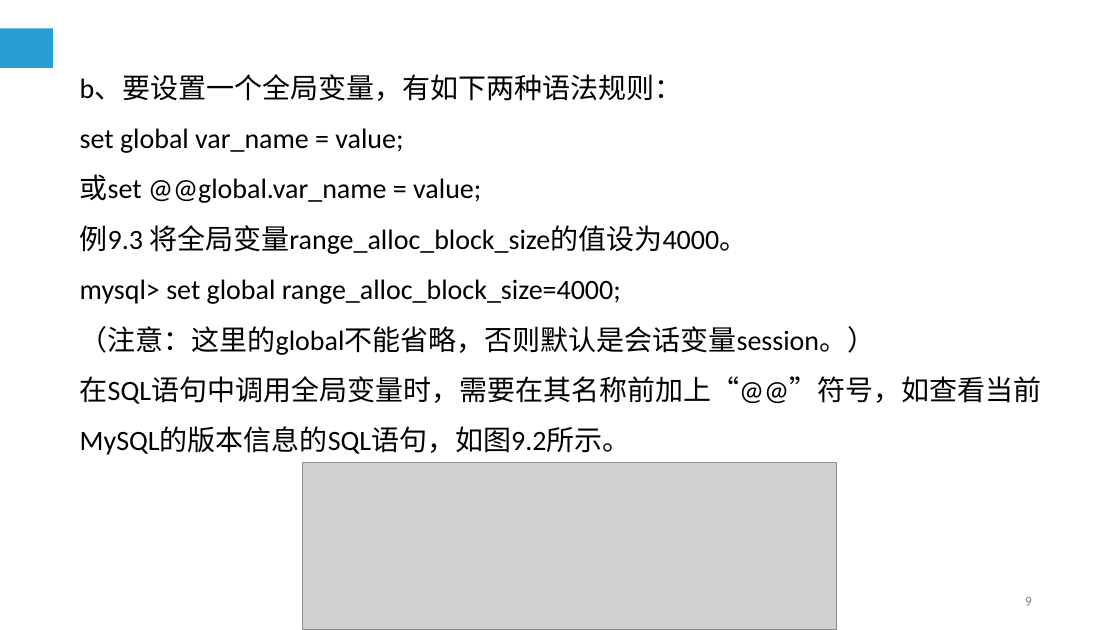
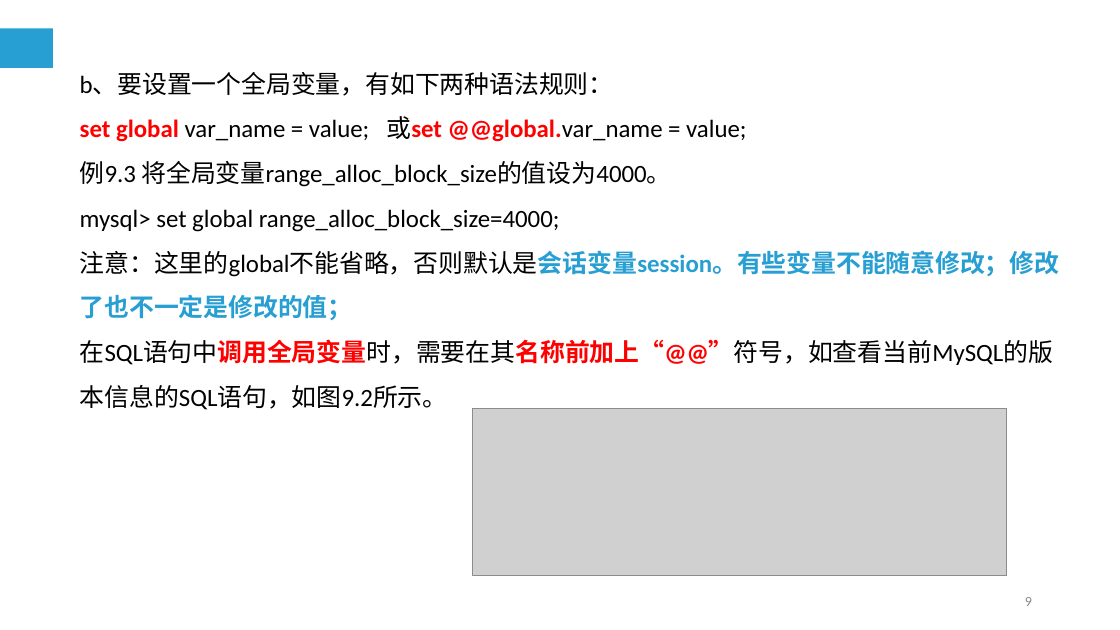
Before and after one commit to cqj726/mysql-s-PPT, a slide deck: slide 9 of PPT/第9章 MySQL编程基础（一）.ppt. Drawn at 1120x630 pixels with LibreOffice and Linux fonts; fonts in the diff are those of the drawing; grey boxes stand for pictures. Boxes give left, top, right and bottom in pixels: in the first picture for what was removed or moved away, otherwise in the second. Text is boxed around its words. In the diff, an @@ line names an element or a change of style, - is before the commit and + after.

```diff
--- a/PPT/第9章 MySQL编程基础（一）.ppt
+++ b/PPT/第9章 MySQL编程基础（一）.ppt
@@ text at (80, 72, 1053, 410): size 18 to 16 pt in "b、要设置一个全局变量，有如下两种语法规则：", "例9.3 将全局变量range_alloc_block_size的值设为4000。", "mysql> set global range_alloc_block_size=4000;", "在SQL语句中调用全局变量时，需要在其名称前加上“@@”符号，如查看当前MySQL的版本信息的SQL语句，如图9.2所示 ..."; text colour #000000 to #FF0000, bold on in "在SQL语句中调用全局变量时，需要在其名称前加上“@@”符号，如查看当前MySQL的版本信息的SQL语句，如图9.2所示 ..." @@
@@ text at (80, 116, 746, 142): text changed; size 18 to 16 pt @@
-set global var_name = value;
-或set @@global.var_name = value;
+set global var_name = value; 或set @@global.var_name = value;
@@ text at (80, 250, 1060, 320): text changed; size 18 to 16 pt; text colour #000000 to #289FD2; bold on @@
-（注意：这里的global不能省略，否则默认是会话变量session。）
+注意：这里的global不能省略，否则默认是会话变量session。有些变量不能随意修改；修改了也不一定是修改的值；
@@ picture: place and size @@
-picture at (302, 463, 837, 629)
+picture at (473, 409, 1007, 576)
```
Also in this commit, not shown: 9 other slides changed, 1 slide added, 5 slides removed, 3 other files.
